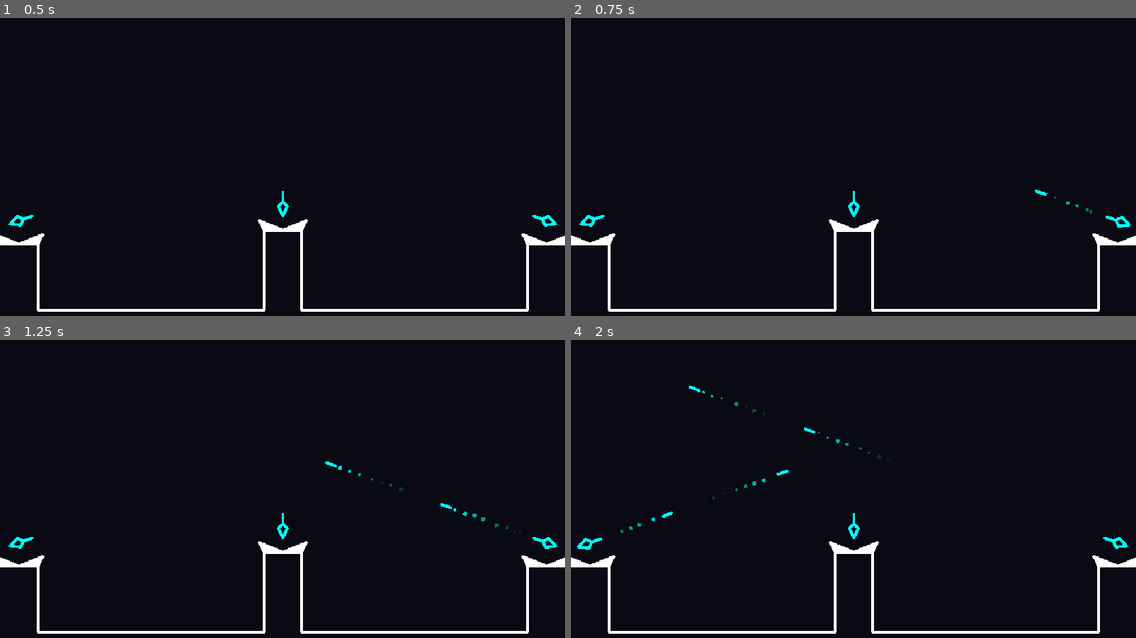
Above: before the commit, frames 1-4 (two rows, left to right).
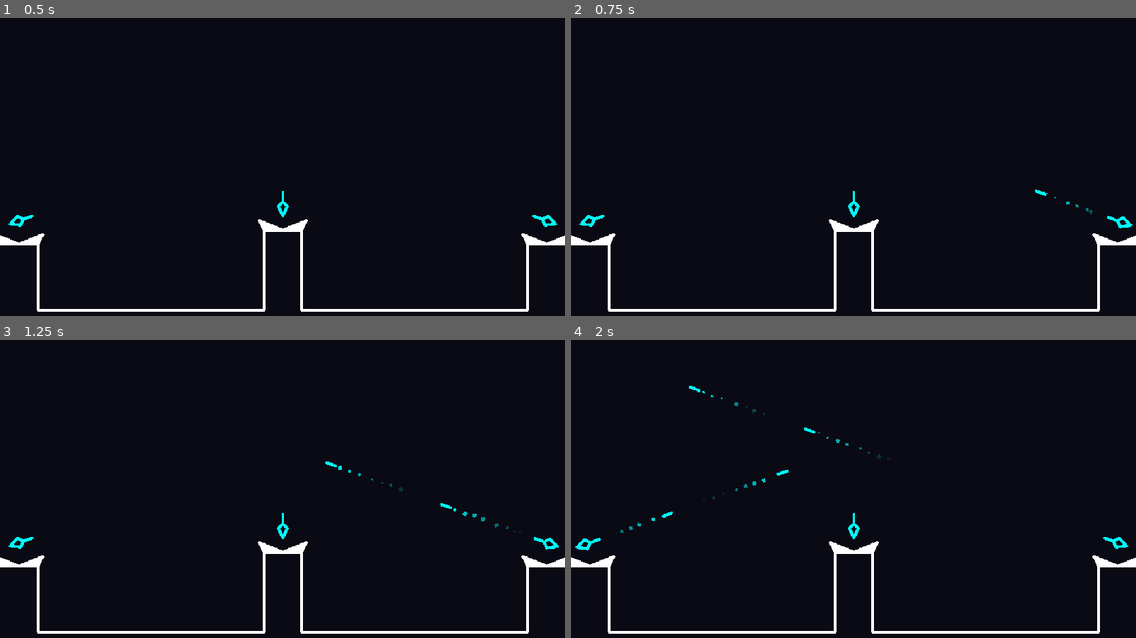
Above: after the commit, the same moments.

Repository: Paraldos/retro-stars
Game: Godot game, scene res://strato_defense/strato_defense.tscn
The game is run twice, just before and just after one commit, with the same random seed, the same clock (stepped at 60 frames per second) and the same inputs.
Inputs:
- Up to frame 1 (0.5 s): no input
- Up to frame 2 (0.75 s): tap Enter at 0.5 s; hold D (right) from 0.53 s (still down)
- Up to frame 3 (1.25 s): keep holding D (right)
- Up to frame 4 (2 s): release D (right) at 1.28 s; hold A (left) from 1.28 s (still down)

Frame 1 is identical in both runs. In frame 2, less than 0.1% of the frame differs, in the area x 94-100%, y 66-71%; in frame 3, less than 0.1%, in the area x 94-99%, y 66-71%; in frame 4, less than 0.1%.

Commit message:
refined gun recoil

Diff:
--- a/strato_defense/gun/main_gun.gd
+++ b/strato_defense/gun/main_gun.gd
@@ -16,6 +16,7 @@
 	var adjusted_rotation = deg_to_rad(tower.rotation_degrees - 90)
 	recoil_direction = Vector2(cos(adjusted_rotation), sin(adjusted_rotation)).normalized()
 
+
 func _attack():
 	_spawn_bullet()
 	_recoil()
@@ -27,8 +28,8 @@
 	get_tree().current_scene.add_child(bullet)
 
 func _recoil():
-	var initial_position = tower.position
-	var recoil_position = initial_position - recoil_direction * recoil_amount
-	tower.position = recoil_position
+	var initial_pos = tower.position
+	var recoil_position = initial_pos - recoil_direction * recoil_amount
 	var tween = create_tween()
-	tween.tween_property(tower, "position", initial_position, 0.3)  # Return to original position
+	tween.tween_property(tower, "position", recoil_position, 0.05)
+	tween.tween_property(tower, "position", initial_pos, 0.3)
